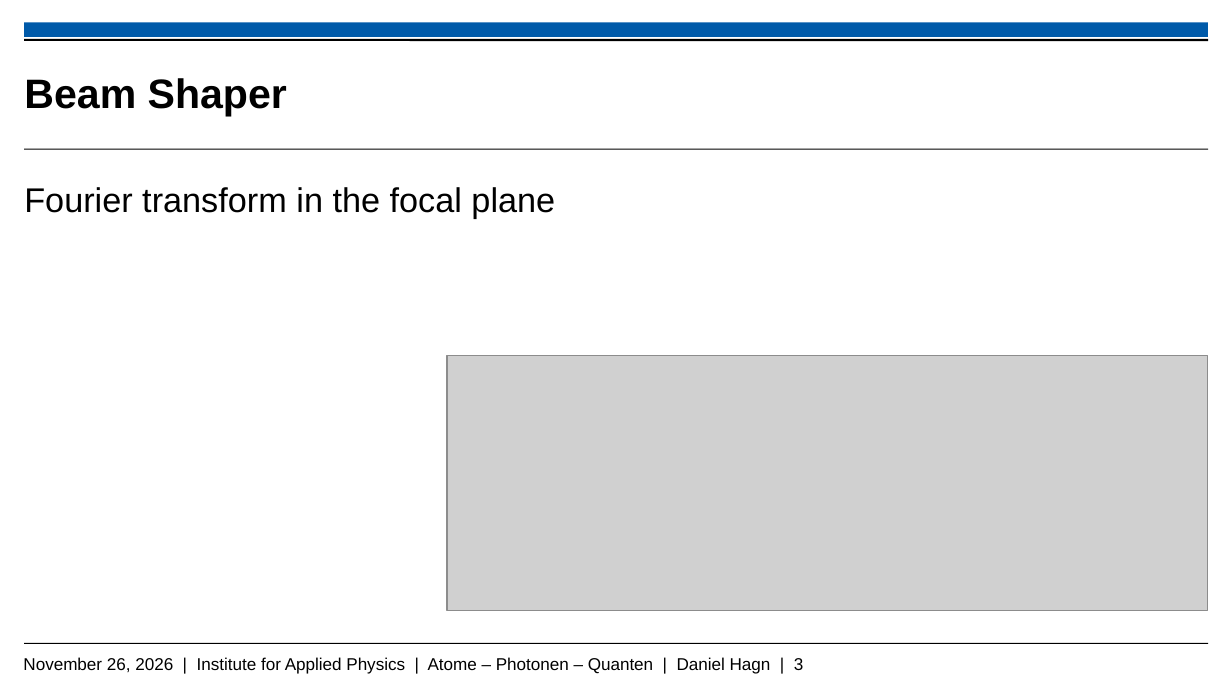
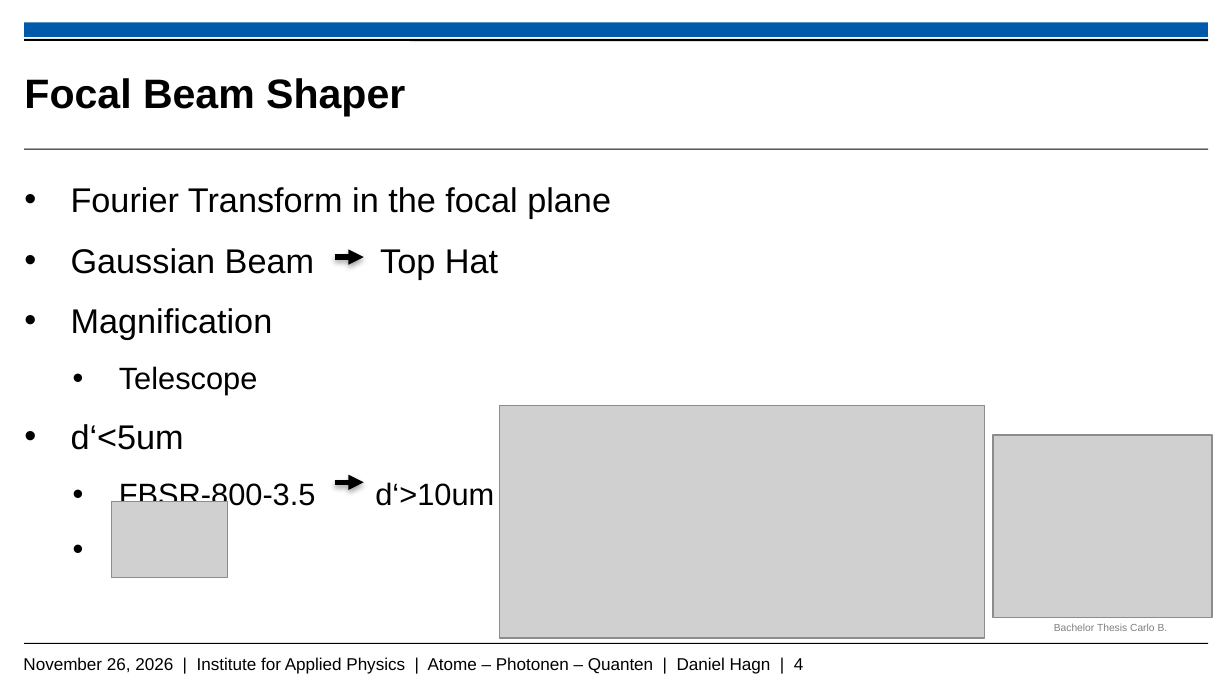
Before and after one commit to Daniel-Hagn-physik/Masterthesis_Backup, a slide deck: slide 4 of Hagn_Daniel_Mastervortrag.pptx (slide 3 before the commit). Drawn at 1232x693 pixels with LibreOffice and Linux fonts; fonts in the diff are those of the drawing; grey boxes stand for pictures; background and template pictures are left out. Boxes give left, top, right and bottom in pixels: in the first picture for what was removed or moved away, otherwise in the second. Text is boxed around its words. In the diff, an @@ line names an element or a change of style, - is before the commit and + after.

```diff
--- a/Hagn_Daniel_Mastervortrag.pptx
+++ b/Hagn_Daniel_Mastervortrag.pptx
@@ title at box(24, 78, 405, 116): text changed @@
-Beam Shaper
+Focal Beam Shaper
@@ text at box(71, 187, 611, 511): text changed @@
-Fourier transform in the focal plane
+• Fourier Transform in the focal plane
+• Gaussian Beam Top Hat
+• Magnification
+    • Telescope
+  • d‘<5um
+    • FBSR-800-3.5 d‘>10um
@@ arrow added from (335, 257) to (363, 257), #000000 3 pt @@
@@ picture removed at box(447, 356, 1209, 611) @@
@@ picture added at box(500, 405, 986, 638) @@
@@ picture added at box(993, 435, 1212, 617) @@
@@ picture added at box(112, 501, 228, 578) @@
@@ arrow added from (335, 482) to (363, 482), #000000 3 pt @@
@@ text added at box(1054, 624, 1168, 631), 6 pt, text #808080 @@
+Bachelor Thesis Carlo B.
@@ text at box(23, 657, 804, 674): text changed @@
-November 26, 2026 | Institute for Applied Physics | Atome – Photonen – Quanten | Daniel Hagn | 3
+November 26, 2026 | Institute for Applied Physics | Atome – Photonen – Quanten | Daniel Hagn | 4
```
Also in this commit, not shown: 11 other slides changed, 10 slides added, 5 other files.
